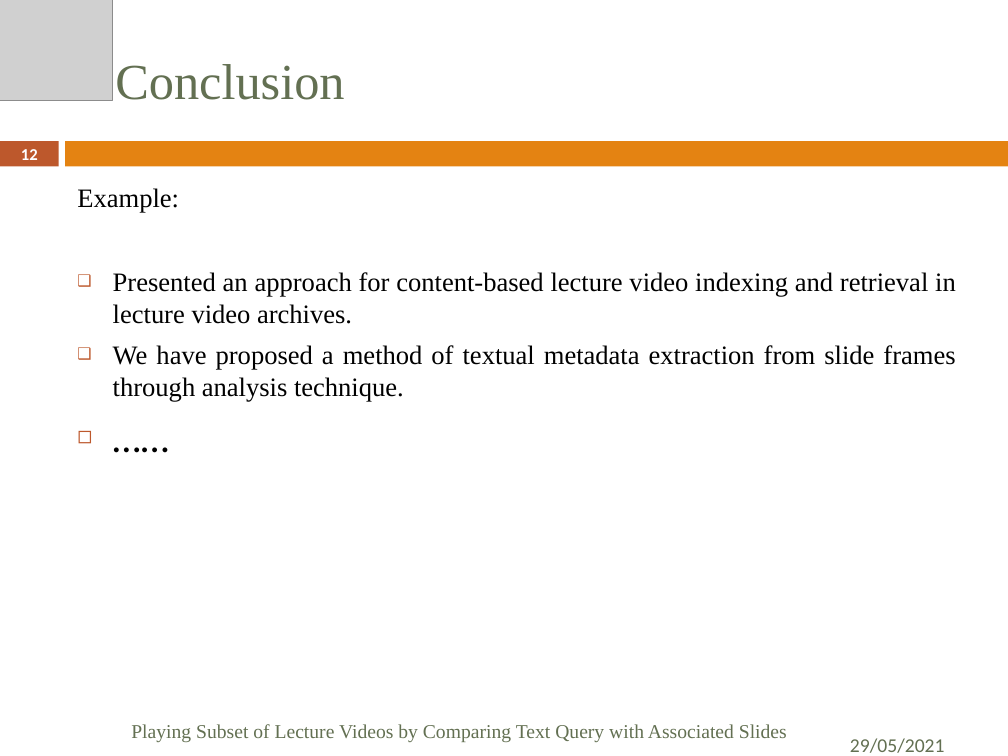
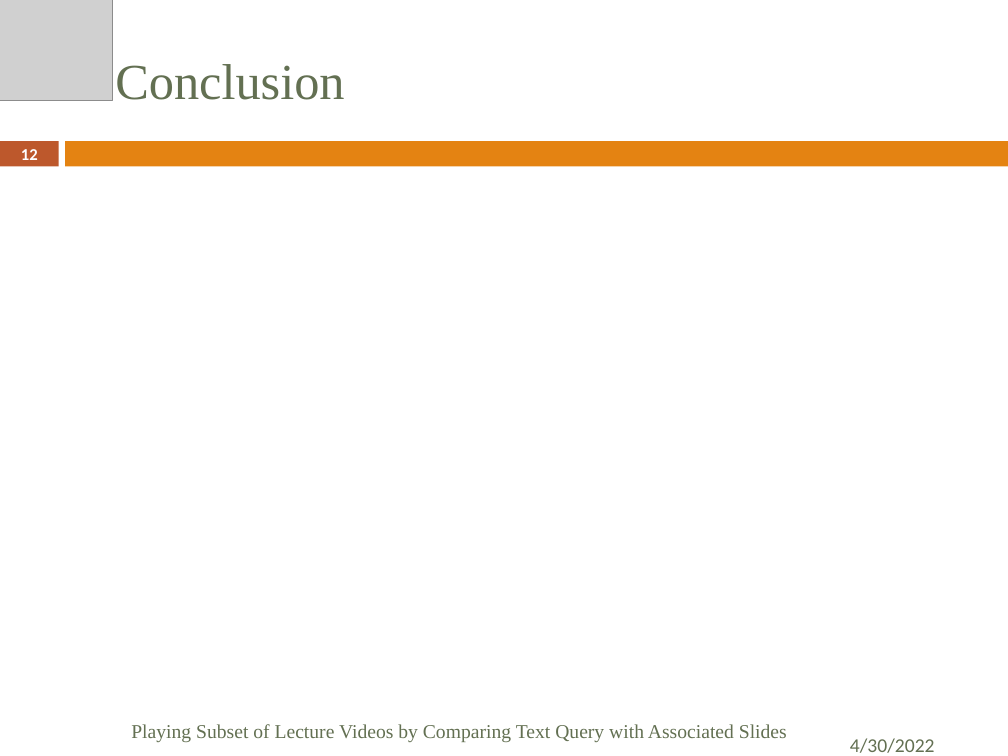
Before and after one commit to Suraj1089/Tree_Plantation, a slide deck: slide 12 of PBL Presentation Format.pptx. Drawn at 1008x756 pixels with LibreOffice and Linux fonts; fonts in the diff are those of the drawing; grey boxes stand for pictures. Boxes give left, top, right and bottom in pixels: in the first picture for what was removed or moved away, otherwise in the second. Text is boxed around its words. In the diff, an @@ line names an element or a change of style, - is before the commit and + after.

Commit message:
presentation ppt content added

```diff
--- a/PBL Presentation Format.pptx
+++ b/PBL Presentation Format.pptx
@@ text removed at [77, 188, 956, 402] @@
-Example:
-❑ Presented an approach for content-based lecture video indexing and retrieval in lecture video archives.
-❑ We have proposed a method of textual metadata extraction from slide frames through analysis technique.
-◻ ……
@@ text at [850, 738, 935, 753]: text changed @@
-29/05/2021
+4/30/2022
```
Also in this commit, not shown: 12 other slides changed.
